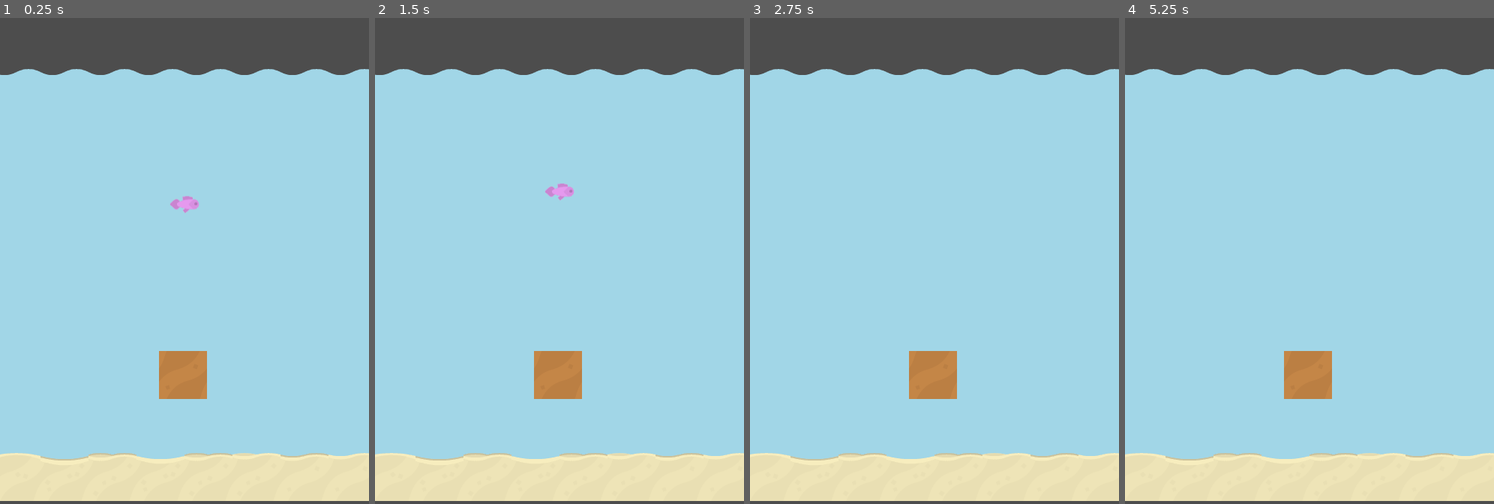
Above: before the commit, frames 1-4 (left to right).
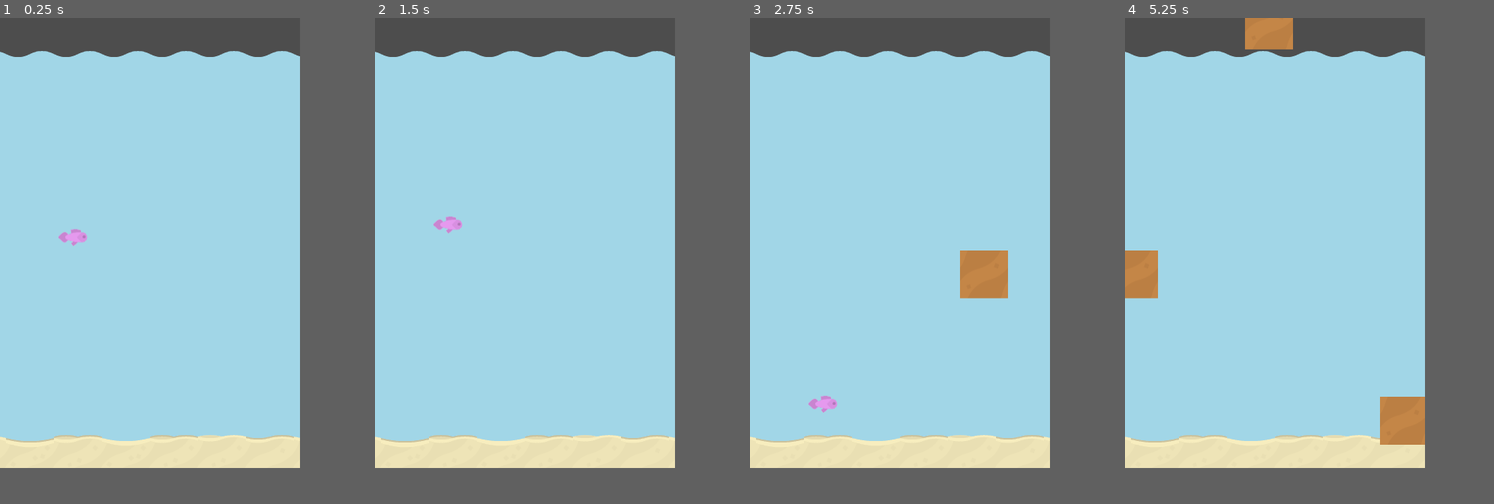
Above: after the commit, the same moments.

Repository: fredchien3/20-game-challenge
Game: Godot game, scene res://main.tscn
Same seed, same stepped clock (60 frames per second), same inputs: the game is played once before the commit and once after it.
Inputs:
- Up to frame 1 (0.25 s): no input
- Up to frame 2 (1.5 s): tap Enter (ui_accept) at 0.5, 0.77 s
- Up to frame 3 (2.75 s): tap Enter (ui_accept) at 1.52 s
- Up to frame 4 (5.25 s): tap Enter (ui_accept) at 3.02, 3.77, 4.52 s
The window is 492x648 before the commit and 400x600 after it. Grey fills any space a smaller window leaves; there, only what the larger window draws over its background counts as a difference.

The runs differ from the first frame. In frame 1, 18% of the frame differs, in the area x 0-100%, y 0-100%; in frame 2, 18%; in frame 3, 19%; in frame 4, 20%.

Commit message:
Add Obstacle spawning (renamed from Pillar)

Diff:
--- a/main.gd
+++ b/main.gd
@@ -1,14 +1,30 @@
 extends Node2D
+
+@export var obstacle_scene: PackedScene
 
 # Called when the node enters the scene tree for the first time.
 func _ready() -> void:
-	pass # Replace with function body.
-
+	pass
 
 # Called every frame. 'delta' is the elapsed time since the previous frame.
 func _process(delta: float) -> void:
 	pass
 
+# Spawns an obstacle at a random location to the right of the screen
+func _on_obstacle_spawn_timer_timeout() -> void:
+	var obstacle = obstacle_scene.instantiate()
+
+	var viewport_width = get_viewport().size[0]
+	var viewport_height = get_viewport().size[1]
+
+	var spawn_x = (viewport_width / 2) + 60
+	var y_bound = (viewport_height / 2)
+	var spawn_y = randf_range(y_bound, -y_bound)
+
+	obstacle.position = Vector2(spawn_x, spawn_y)
+
+	add_child(obstacle)
 
 func _on_fish_death() -> void:
-	pass # Replace with function body.
+	print("game over!")
+	$ObstacleSpawnTimer.stop()
--- a/main.tscn
+++ b/main.tscn
@@ -3,13 +3,18 @@
 [ext_resource type="TileSet" uid="uid://cjcoix1sqxt7d" path="res://tile_set.tres" id="1_0xm2m"]
 [ext_resource type="Script" uid="uid://dcratuiiiaspn" path="res://main.gd" id="1_1bvp3"]
 [ext_resource type="PackedScene" uid="uid://7dodnb2gkjdc" path="res://fish.tscn" id="1_ig7tw"]
-[ext_resource type="PackedScene" uid="uid://dlqm2s4cng5qk" path="res://pillar.tscn" id="3_h2yge"]
+[ext_resource type="PackedScene" uid="uid://dlqm2s4cng5qk" path="res://obstacle.tscn" id="3_h2yge"]
 
 [sub_resource type="RectangleShape2D" id="RectangleShape2D_7dm0k"]
 size = Vector2(612, 57)
 
 [node name="Main" type="Node2D"]
 script = ExtResource("1_1bvp3")
+obstacle_scene = ExtResource("3_h2yge")
+
+[node name="ObstacleSpawnTimer" type="Timer" parent="."]
+wait_time = 1.5
+autostart = true
 
 [node name="TileMapLayer" type="TileMapLayer" parent="."]
 tile_map_data = PackedByteArray("AAD8/wQAAQAJAAcAAAD9/wQAAQAJAAcAAAD+/wQAAQAJAAcAAAD//wQAAQAJAAcAAAAAAAQAAQAJAAcAAAABAA …(1072 unchanged characters)…
@@ -33,9 +38,7 @@
 shape = SubResource("RectangleShape2D_7dm0k")
 
 [node name="Fish" parent="." instance=ExtResource("1_ig7tw")]
-position = Vector2(0, -104)
+position = Vector2(-103, -36)
 
-[node name="Pillar" parent="." instance=ExtResource("3_h2yge")]
-position = Vector2(-2, 152)
-
+[connection signal="timeout" from="ObstacleSpawnTimer" to="." method="_on_obstacle_spawn_timer_timeout"]
 [connection signal="death" from="Fish" to="." method="_on_fish_death"]
--- a/pillar.gd
+++ b/obstacle.gd
@@ -1,14 +1,14 @@
 extends Area2D
 
-const SPEED = 1
+const SPEED = 2
 
 # Called when the node enters the scene tree for the first time.
 func _ready() -> void:
 	pass # Replace with function body.
 
 # Called every frame. 'delta' is the elapsed time since the previous frame.
-#func _process(_delta: float) -> void:
-	#position.x -= SPEED
+func _process(_delta: float) -> void:
+	position.x -= SPEED
 
 func _on_body_entered(body: Node2D) -> void:
 	body.on_collision()
--- a/pillar.tscn
+++ b/obstacle.tscn
@@ -1,7 +1,7 @@
 [gd_scene load_steps=6 format=3 uid="uid://dlqm2s4cng5qk"]
 
 [ext_resource type="Texture2D" uid="uid://blg0oastfdcoc" path="res://spritesheet.png" id="1_rjv88"]
-[ext_resource type="Script" uid="uid://b7cycs5arq0xu" path="res://pillar.gd" id="1_tcmdu"]
+[ext_resource type="Script" uid="uid://b7cycs5arq0xu" path="res://obstacle.gd" id="1_tcmdu"]
 
 [sub_resource type="RectangleShape2D" id="RectangleShape2D_s4roa"]
 size = Vector2(64, 64)
@@ -24,7 +24,7 @@
 atlas = ExtResource("1_rjv88")
 region = Rect2(192, 192, 64, 64)
 
-[node name="Pillar" type="Area2D"]
+[node name="Obstacle" type="Area2D"]
 collision_layer = 0
 script = ExtResource("1_tcmdu")
 
--- a/project.godot
+++ b/project.godot
@@ -17,7 +17,8 @@
 
 [display]
 
-window/size/viewport_width=492
+window/size/viewport_width=400
+window/size/viewport_height=600
 
 [layer_names]
 
Renamed: pillar.gd.uid -> obstacle.gd.uid
